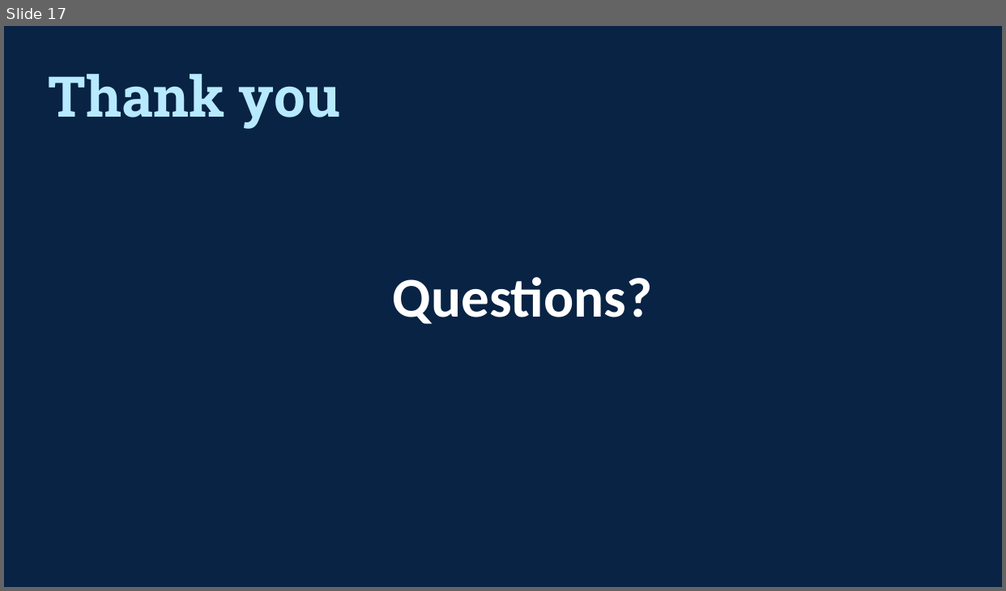
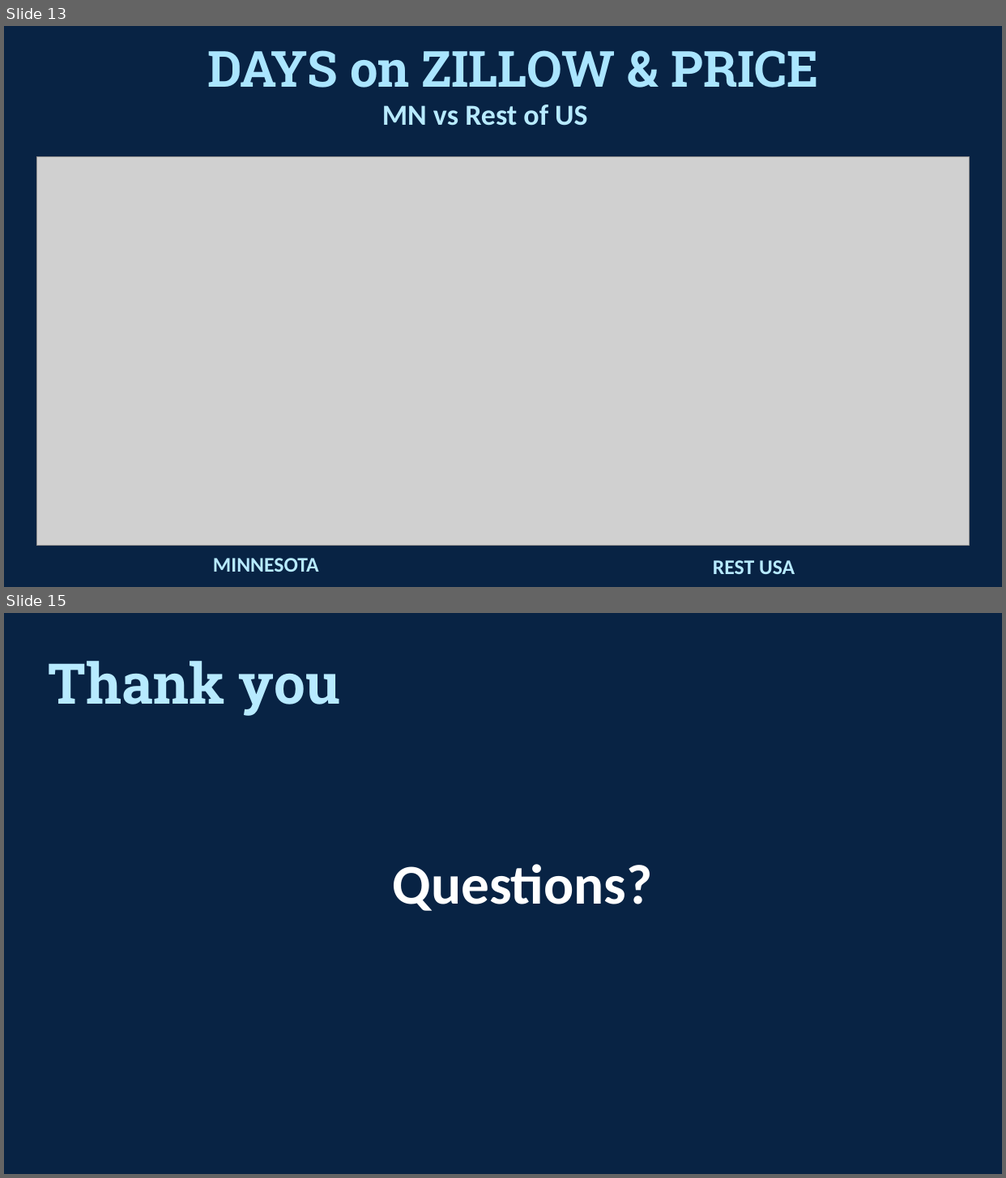
Before and after one commit to emobes22/project-one, a slide deck: Zillow_Powerpoint.pptx. Shown one above the other, each under a label of ours: slide 17 before the commit, slides 13 and 15 after it; the slides between them are not shown. The pictures are 1006x591 and 1006x1178 pixels, drawn with LibreOffice and Linux fonts; fonts in the diff are those of the drawing; grey boxes stand for pictures. Boxes give left, top, right and bottom in pixels: in the first picture for what was removed or moved away, otherwise in the second. Text is boxed around its words. In the diff, an @@ line names an element or a change of style, - is before the commit and + after.

```diff
--- a/Zillow_Powerpoint.pptx
+++ b/Zillow_Powerpoint.pptx
@@ slide 13 added at <box>4,26,1002,587</box>, background #082344 @@
@@ title added at <box>207,50,819,88</box>, 48 pt, text #AAE5FF, bold @@
+DAYS on ZILLOW & PRICE
@@ text added at <box>382,105,587,126</box>, 28 pt, text #B7EAFF, bold @@
+MN vs Rest of US
@@ picture added at <box>37,157,970,546</box> @@
@@ text added at <box>213,558,319,572</box>, 20 pt, text #B7EAFF, bold @@
+MINNESOTA
@@ text added at <box>713,561,795,574</box>, 20 pt, text #B7EAFF, bold @@
+REST USA
@@ what was slide 17 is now slide 15 @@
```
Also in this commit, not shown: 2 slides changed, 11 other slides added, 14 slides removed.
